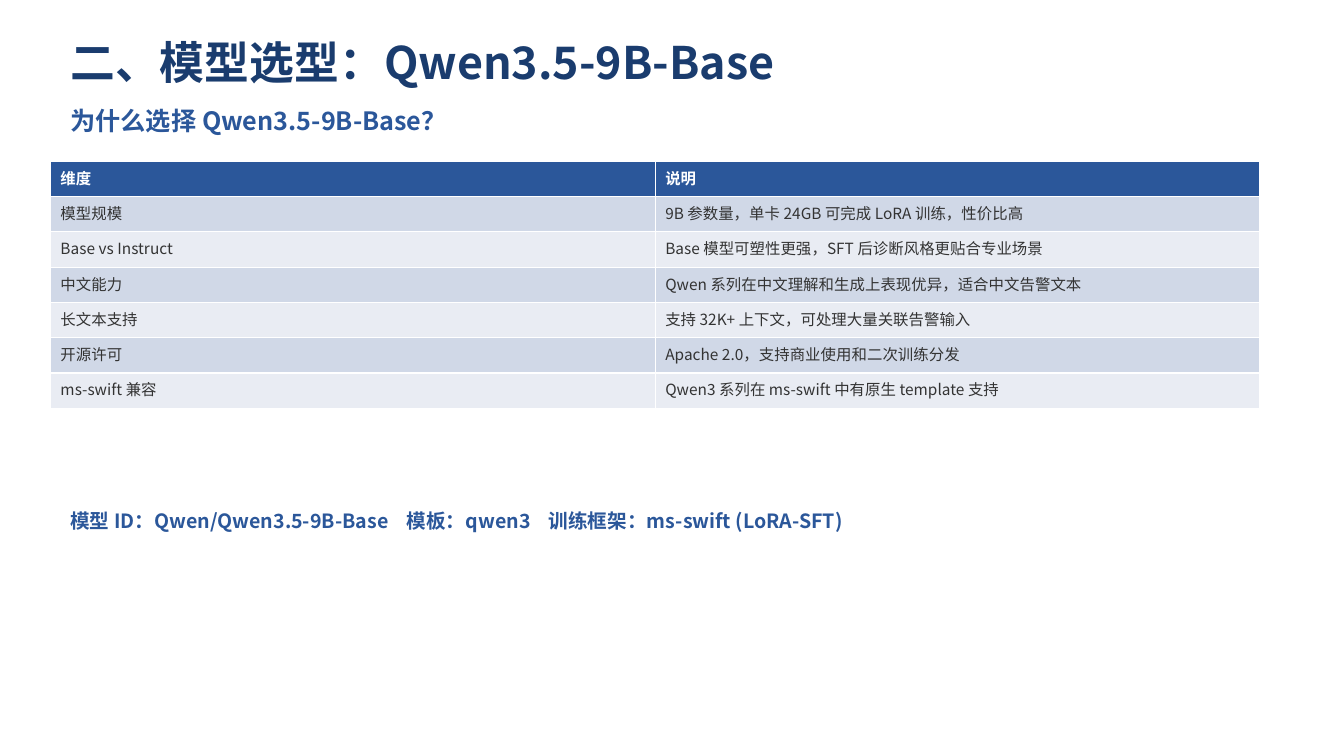
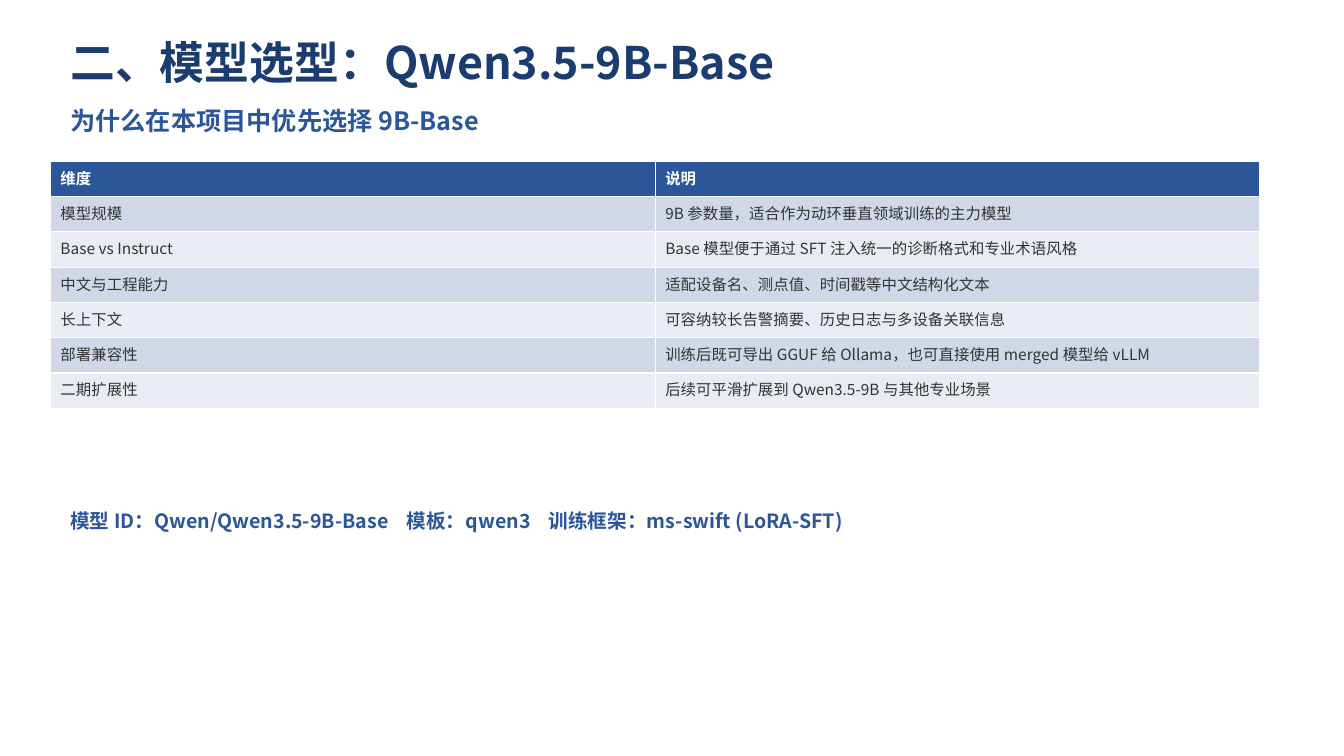
Before and after one commit to langdexuming/cccApp, a slide deck: slide 5 of resources/Qwen3.5-9B-Base动环告警诊断训练介绍.pptx. Drawn at 1344x756 pixels with LibreOffice and Linux fonts; fonts in the diff are those of the drawing. Boxes give left, top, right and bottom in pixels: in the first picture for what was removed or moved away, otherwise in the second. Text is boxed around its words. In the diff, an @@ line names an element or a change of style, - is before the commit and + after.

```diff
--- a/resources/Qwen3.5-9B-Base动环告警诊断训练介绍.pptx
+++ b/resources/Qwen3.5-9B-Base动环告警诊断训练介绍.pptx
@@ text at [70,108,478,133]: text changed @@
-为什么选择 Qwen3.5-9B-Base？
+为什么在本项目中优先选择 9B-Base
@@ table at [50,161,1260,408] @@
-row 2, column 2: 9B 参数量，单卡 24GB 可完成 LoRA 训练，性价比高
+row 2, column 2: 9B 参数量，适合作为动环垂直领域训练的主力模型
-row 3, column 2: Base 模型可塑性更强，SFT 后诊断风格更贴合专业场景
+row 3, column 2: Base 模型便于通过 SFT 注入统一的诊断格式和专业术语风格
-row 4, column 1: 中文能力
+row 4, column 1: 中文与工程能力
-row 4, column 2: Qwen 系列在中文理解和生成上表现优异，适合中文告警文本
+row 4, column 2: 适配设备名、测点值、时间戳等中文结构化文本
-row 5, column 1: 长文本支持
+row 5, column 1: 长上下文
-row 5, column 2: 支持 32K+ 上下文，可处理大量关联告警输入
+row 5, column 2: 可容纳较长告警摘要、历史日志与多设备关联信息
-row 6, column 1: 开源许可
+row 6, column 1: 部署兼容性
-row 6, column 2: Apache 2.0，支持商业使用和二次训练分发
+row 6, column 2: 训练后既可导出 GGUF 给 Ollama，也可直接使用 merged 模型给 vLLM
-row 7, column 1: ms-swift 兼容
+row 7, column 1: 二期扩展性
-row 7, column 2: Qwen3 系列在 ms-swift 中有原生 template 支持
+row 7, column 2: 后续可平滑扩展到 Qwen3.5-9B 与其他专业场景
```
Also in this commit, not shown: 11 other slides changed, 5 slides added, 5 slides removed, 19 other files.
